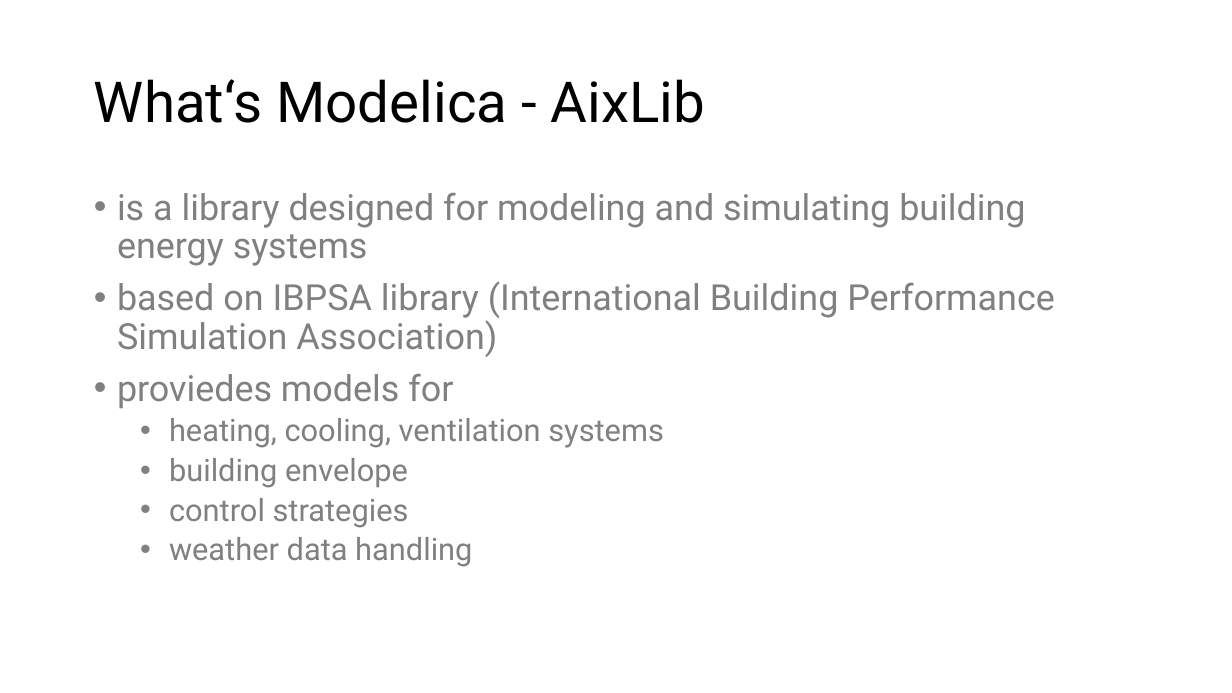
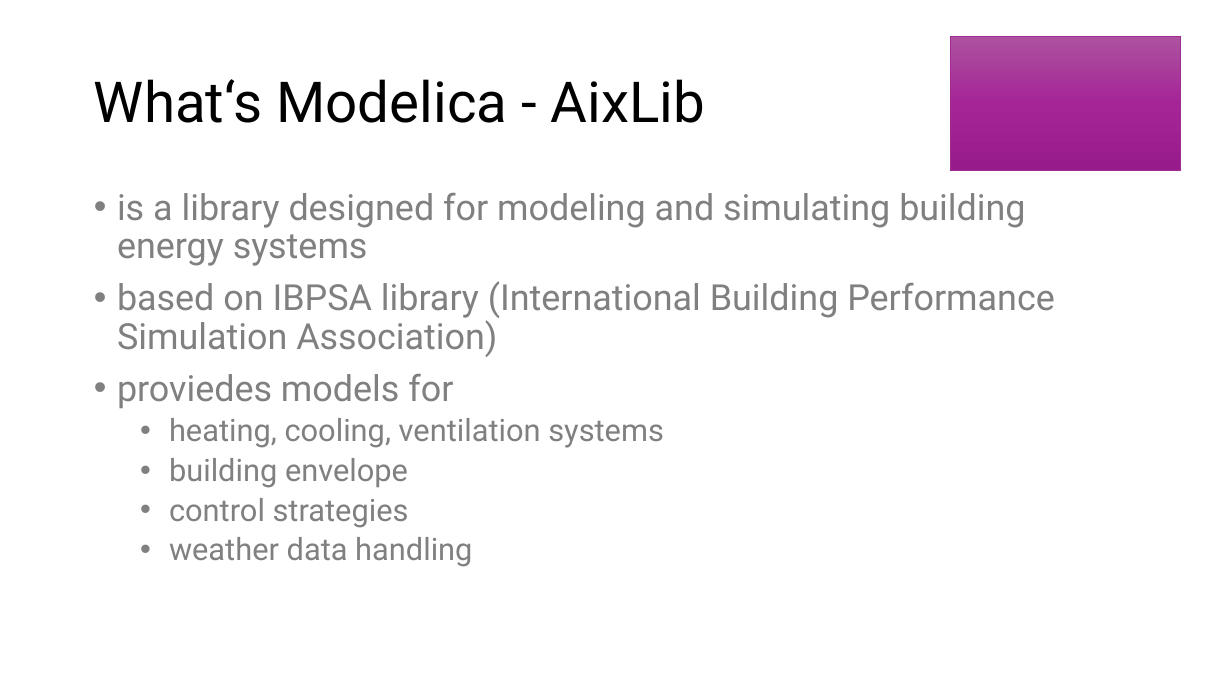
Before and after one commit to eyjomoin/Modeling-buildings-and-their-heating-systems, a slide deck: slide 15 of presentation/heat.pptx. Drawn at 1232x693 pixels with LibreOffice and Linux fonts; fonts in the diff are those of the drawing. Boxes give left, top, right and bottom in pixels: in the first picture for what was removed or moved away, otherwise in the second. Text is boxed around its words. In the diff, an @@ line names an element or a change of style, - is before the commit and + after.

```diff
--- a/presentation/heat.pptx
+++ b/presentation/heat.pptx
@@ rectangle added at bbox=[950, 37, 1181, 171], fill gradient #AC53A0 to #A62598 to #991C8B, outline #A02B93 1 pt @@
```
Also in this commit, not shown: 4 other slides changed, 3 slides added, 2 slides removed, 1 other file.
